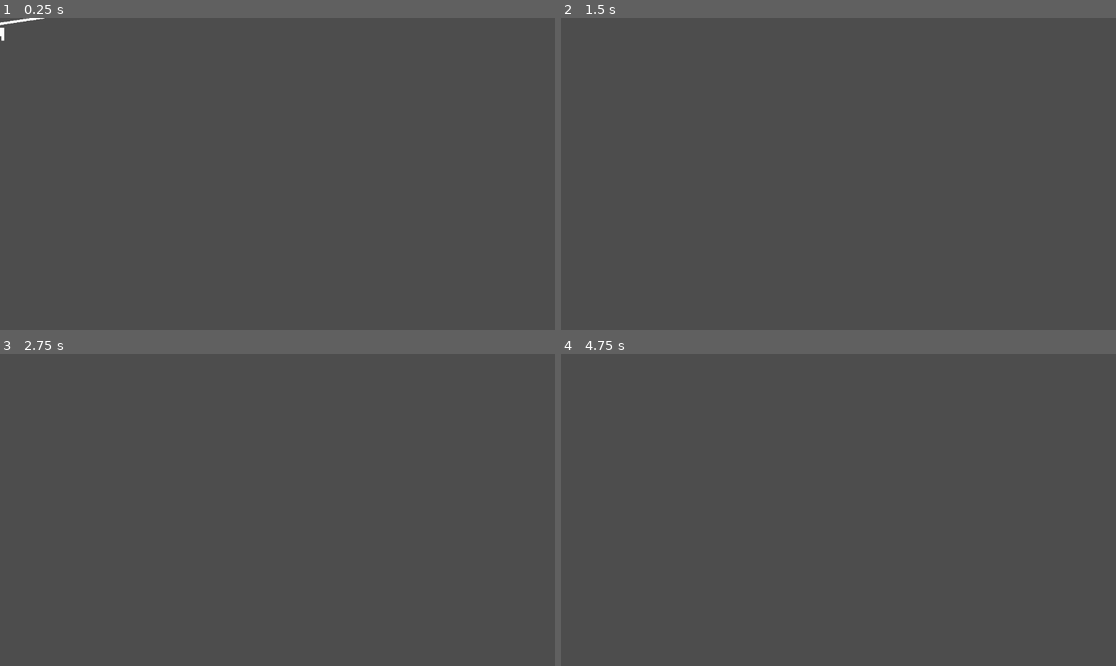
Above: before the commit, frames 1-4 (two rows, left to right).
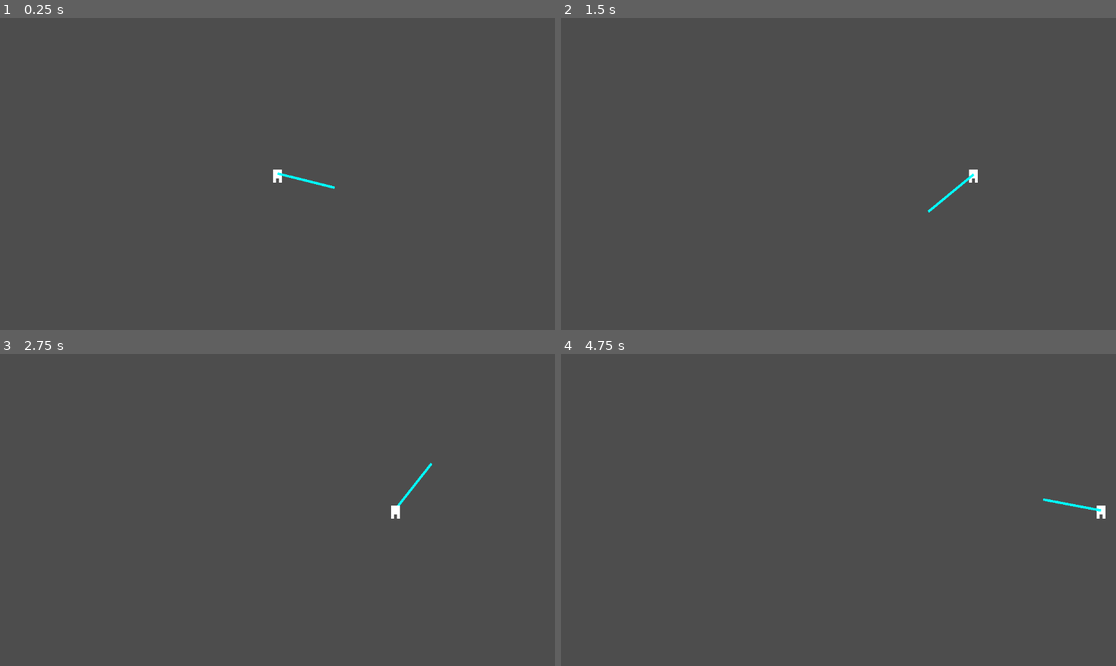
Above: after the commit, the same moments.

Repository: liaaliz/caligraphy
Game: Godot game, scene res://node_2d.tscn
The game is run twice, just before and just after one commit, with the same random seed, the same clock (stepped at 60 frames per second) and the same inputs. The project has no main scene, so this scene is started directly.
Inputs (mouse positions are in pixels of both pictures, inside the frame that each line leads up to):
- Up to frame 1 (0.25 s): no input
- Up to frame 2 (1.5 s): tap Enter (ui_accept) at 0.5, 0.6, 0.77, 1.07, 1.35 s; move the mouse to (960, 158) at 0.52 s; hold Right (ui_right) from 0.53 s (still down); move the mouse to (727, 189) at 1.27 s
- Up to frame 3 (2.75 s): tap Enter (ui_accept) at 1.52, 1.82, 2.1 s; move the mouse to (333, 441) at 2.02 s; release Right (ui_right) at 2.03 s; hold Left (ui_left) from 2.03 s (still down)
- Up to frame 4 (4.75 s): move the mouse to (810, 572) at 2.77 s; release Left (ui_left) at 2.78 s; hold Right (ui_right) 2.78-4.28 s; tap Enter (ui_accept) at 2.85, 3.02, 3.32, 3.6, 3.77, 4.07, 4.25, 4.35, 4.52 s; move the mouse to (1005, 556) at 3.52 s; move the mouse to (672, 463) at 4.27 s; hold Left (ui_left) from 4.28 s (still down)

The runs differ from the first frame. In frame 1, 0.2% of the frame differs, in the area x 0-61%, y 0-55%; in frame 2, 0.1%; in frame 3, 0.2%; in frame 4, 0.2%.

Commit message:
FIX add player changes

Diff:
--- a/dani-jam/MovePlayer.gd
+++ b/dani-jam/MovePlayer.gd
@@ -1,25 +1,34 @@
 extends CharacterBody2D
 
+@export var brush_pivot : Node2D
 
-const SPEED = 300.0
-const JUMP_VELOCITY = -400.0
+const SPEED       : float = 300.0
+var direction     : Vector2
 
+func _unhandled_input(e: InputEvent) -> void:
+  if not e is InputEventMouseMotion: return
 
-func _physics_process(delta: float) -> void:
-	# Add the gravity.
-	if not is_on_floor():
-		velocity += get_gravity() * delta
+  if sign(brush_pivot.rotation) > 0:
+    brush_pivot.z_index = 1
+    return
 
-	# Handle jump.
-	if Input.is_action_just_pressed("ui_accept") and is_on_floor():
-		velocity.y = JUMP_VELOCITY
+  brush_pivot.z_index = -1
 
-	# Get the input direction and handle the movement/deceleration.
-	# As good practice, you should replace UI actions with custom gameplay actions.
-	var direction := Input.get_axis("ui_left", "ui_right")
-	if direction:
-		velocity.x = direction * SPEED
-	else:
-		velocity.x = move_toward(velocity.x, 0, SPEED)
+func _unhandled_key_input(e : InputEvent) -> void:
+  if not e.is_action_type(): return
+  ##if player is on stagger : return
+  direction = Vector2(
+    Input.get_axis("ui_left","ui_right"),
+    Input.get_axis("ui_up",  "ui_down")
+  )
 
-	move_and_slide()
+func _process(delta: float) -> void:
+  var new_brush_angle = brush_pivot.position.angle_to_point(get_global_mouse_position())
+  brush_pivot.global_rotation = lerp_angle(brush_pivot.global_rotation, new_brush_angle, delta * 7)
+
+func _physics_process(_delta: float) -> void:
+    move_and_slide()
+    if direction:
+      velocity = direction.normalized() * SPEED
+      return
+    velocity = Vector2.ZERO
--- a/dani-jam/node_2d.tscn
+++ b/dani-jam/node_2d.tscn
@@ -10,8 +10,9 @@
 
 [node name="PlayerBus" type="Node" parent="."]
 
-[node name="Body" type="CharacterBody2D" parent="PlayerBus"]
+[node name="Body" type="CharacterBody2D" parent="PlayerBus" node_paths=PackedStringArray("brush_pivot")]
 script = ExtResource("1_by4kb")
+brush_pivot = NodePath("pivot")
 
 [node name="PlayerHead" type="MeshInstance2D" parent="PlayerBus/Body"]
 scale = Vector2(18, 18)
@@ -27,15 +28,18 @@
 scale = Vector2(5.96, 18)
 mesh = SubResource("BoxMesh_ng4op")
 
-[node name="Node2D" type="Node2D" parent="PlayerBus/Body"]
+[node name="pivot" type="Node2D" parent="PlayerBus/Body"]
+rotation = 1.5708
 
-[node name="Brush" type="MeshInstance2D" parent="PlayerBus/Body/Node2D"]
-position = Vector2(31, -21)
-rotation = -0.148353
+[node name="pivot" type="Node2D" parent="PlayerBus/Body/pivot"]
+modulate = Color(0, 1, 1, 1)
+position = Vector2(0, -1)
+rotation = 3.14159
 scale = Vector2(122, 5)
+
+[node name="Brush" type="MeshInstance2D" parent="PlayerBus/Body/pivot/pivot"]
+position = Vector2(-0.5, 1.06656e-06)
+scale = Vector2(1, 1)
 mesh = SubResource("BoxMesh_f7ycj")
 
-[node name="SubViewport" type="SubViewport" parent="."]
-size = Vector2i(640, 360)
-
-[node name="Camera2D" type="Camera2D" parent="SubViewport"]
+[node name="Camera2D" type="Camera2D" parent="."]
